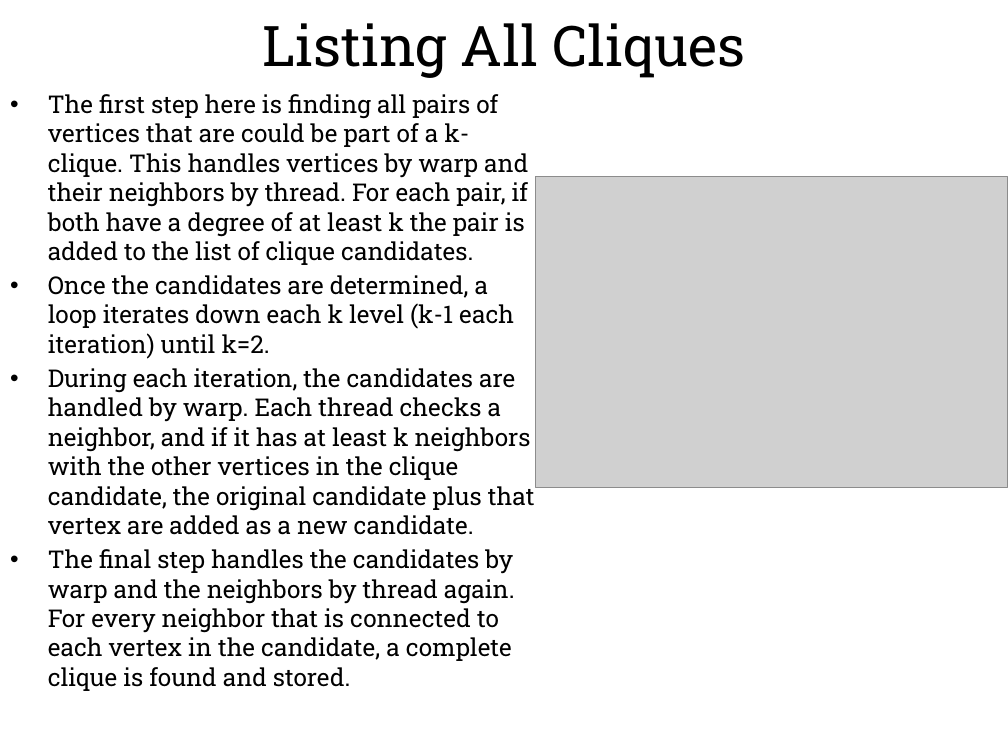
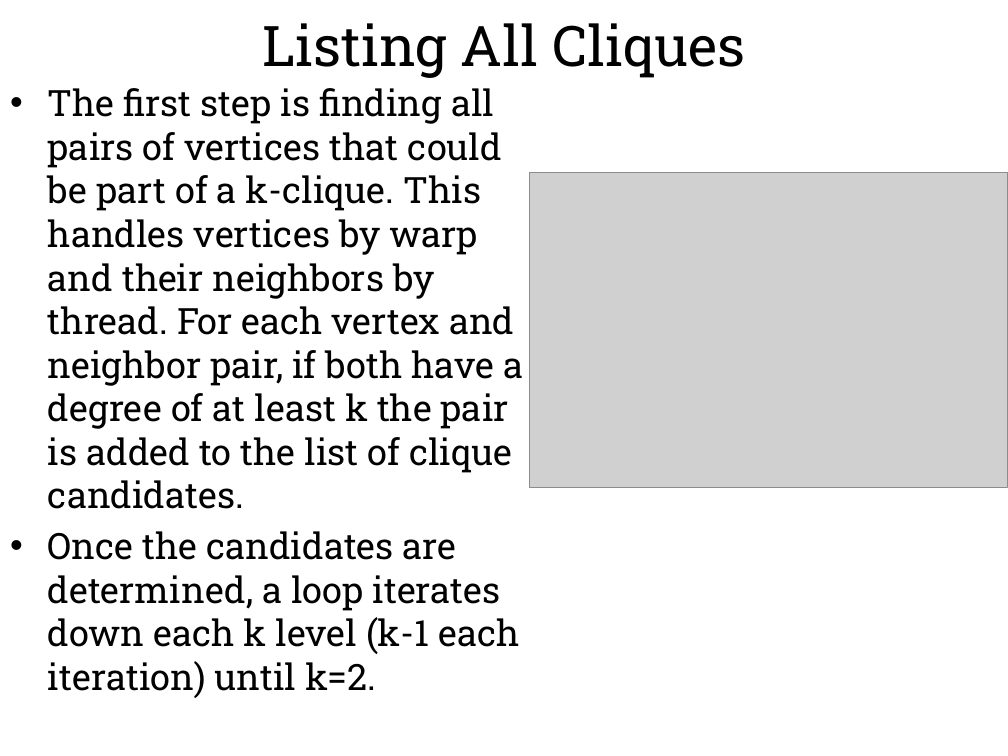
Before and after one commit to hgareau/DensestSubgraphDiscovery, a slide deck: slide 34 of Thesis Defense Presentation.pptx (slide 37 before the commit). Drawn at 1008x756 pixels with LibreOffice and Linux fonts; fonts in the diff are those of the drawing; grey boxes stand for pictures; background and template pictures are left out. Boxes give left, top, right and bottom in pixels: in the first picture for what was removed or moved away, otherwise in the second. Text is boxed around its words. In the diff, an @@ line names an element or a change of style, - is before the commit and + after.

Commit message:
Trimmed down and formatted Defense presentation.

```diff
--- a/Thesis Defense Presentation.pptx
+++ b/Thesis Defense Presentation.pptx
@@ text at bbox=[48, 88, 523, 509]: text changed; size 17.5 to 25.9 pt @@
-• The first step here is finding all pairs of vertices that are could be part of a k-clique. This handles vertices by warp and their neighbors by thread. For each pair, if both have a degree of at least k the pair is added to the list of clique candidates.
+• The first step is finding all pairs of vertices that could be part of a k-clique. This handles vertices by warp and their neighbors by thread. For each vertex and neighbor pair, if both have a degree of at least k the pair is added to the list of clique candidates.
@@ picture: place and size @@
-picture at bbox=[535, 176, 1008, 487]
+picture at bbox=[529, 172, 1008, 488]
@@ text at bbox=[48, 368, 535, 691]: paragraphs removed @@
-• During each iteration, the candidates are handled by warp. Each thread checks a neighbor, and if it has at least k neighbors with the other vertices in the clique candidate, the original candidate plus that vertex are added as a new candidate.
-• The final step handles the candidates by warp and the neighbors by thread again. For every neighbor that is connected to each vertex in the candidate, a complete clique is found and stored.
@@ text at bbox=[48, 531, 520, 698]: size 17.5 to 25.9 pt in "Once the candidates are determined, a loop ..."; more space between paragraphs @@
@@ text added at bbox=[27, 689, 70, 691], 28 pt, text #FFFFFF, bold @@
+33
```
Also in this commit, not shown: 41 other slides changed, 5 slides added, 4 slides removed, 2 other files.
